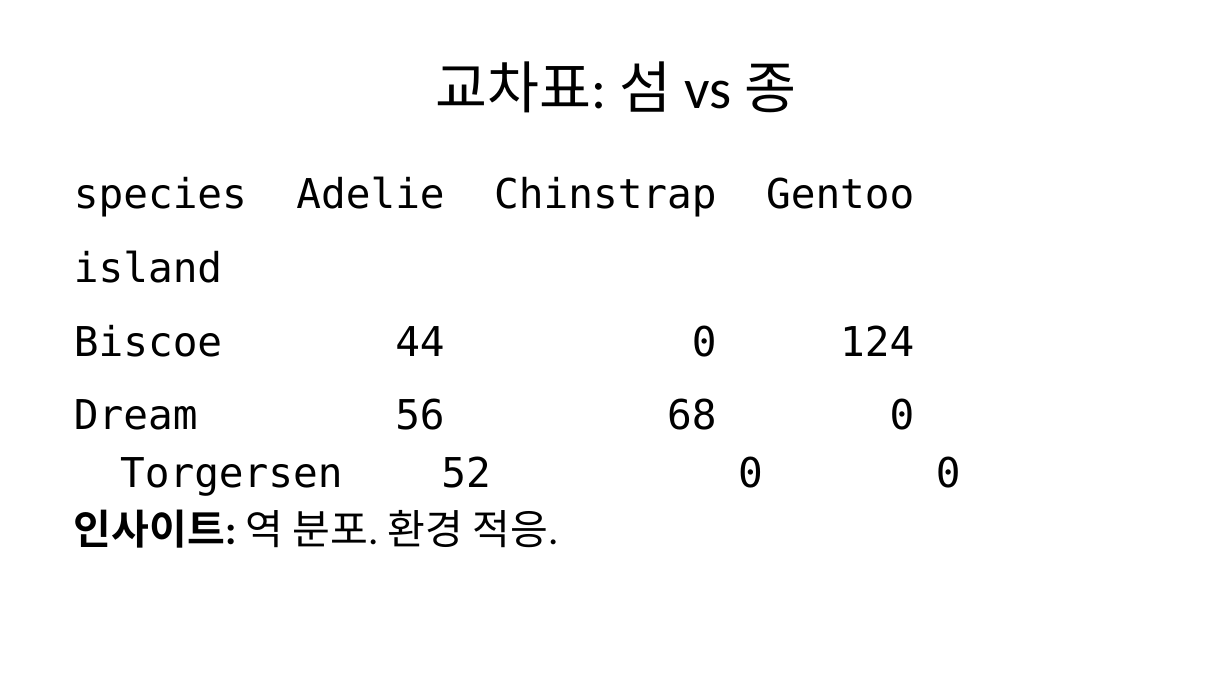
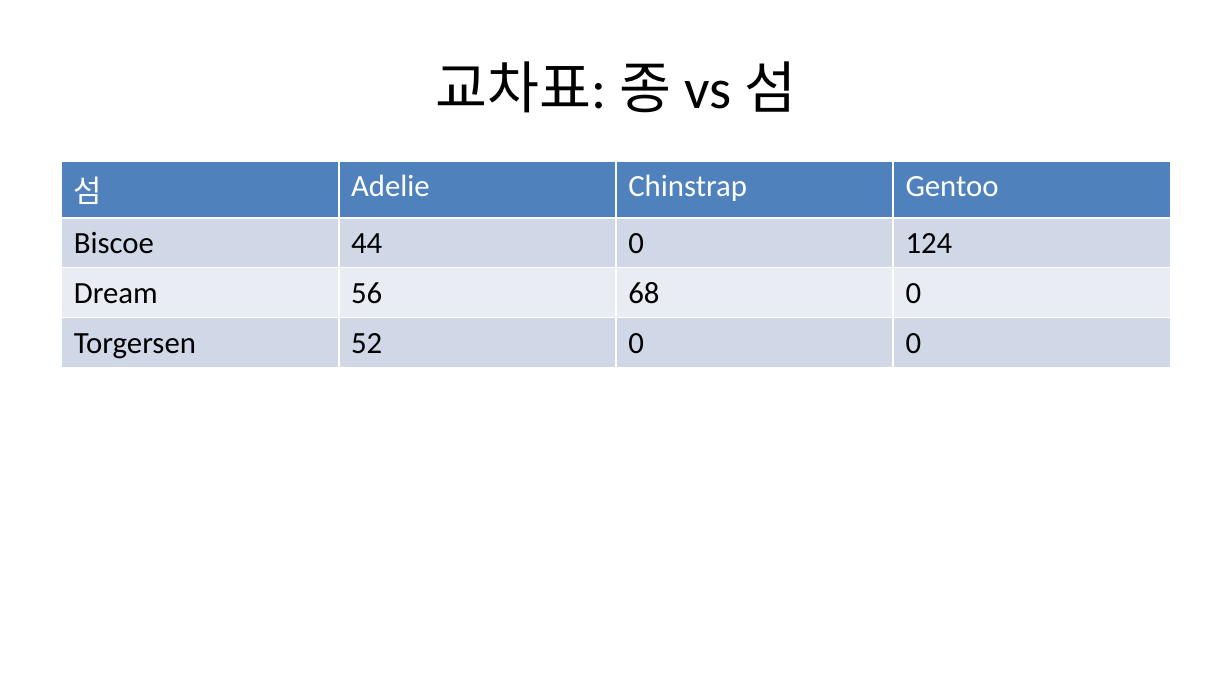
Before and after one commit to ahn19333-commits/ICB_SLIDE, a slide deck: slide 16 of penguin_slides.pptx (slide 18 before the commit). Drawn at 1232x693 pixels with LibreOffice and Linux fonts; fonts in the diff are those of the drawing. Boxes give left, top, right and bottom in pixels: in the first picture for what was removed or moved away, otherwise in the second. Text is boxed around its words. In the diff, an @@ line names an element or a change of style, - is before the commit and + after.

Commit message:
슬라이드 마크다운 및 PPTX 업데이트: 표 개선, 발표자 노트 확장

```diff
--- a/penguin_slides.pptx
+++ b/penguin_slides.pptx
@@ title at <box>436,61,796,113</box>: text changed @@
-교차표: 섬 vs 종
+교차표: 종 vs 섬
@@ table added at <box>62,161,1170,618</box>, 4 rows, 4 columns @@
+섬 | Adelie | Chinstrap | Gentoo
+Biscoe | 44 | 0 | 124
+Dream | 56 | 68 | 0
+Torgersen | 52 | 0 | 0
@@ text removed at <box>74,176,914,548</box> @@
-species Adelie Chinstrap Gentoo
-island
-Biscoe 44 0 124
-Dream 56 68 0
-Torgersen 52 0 0
-인사이트: 역 분포. 환경 적응.
```
Also in this commit, not shown: 3 other slides changed, 7 slides added, 2 slides removed, 1 other file.
